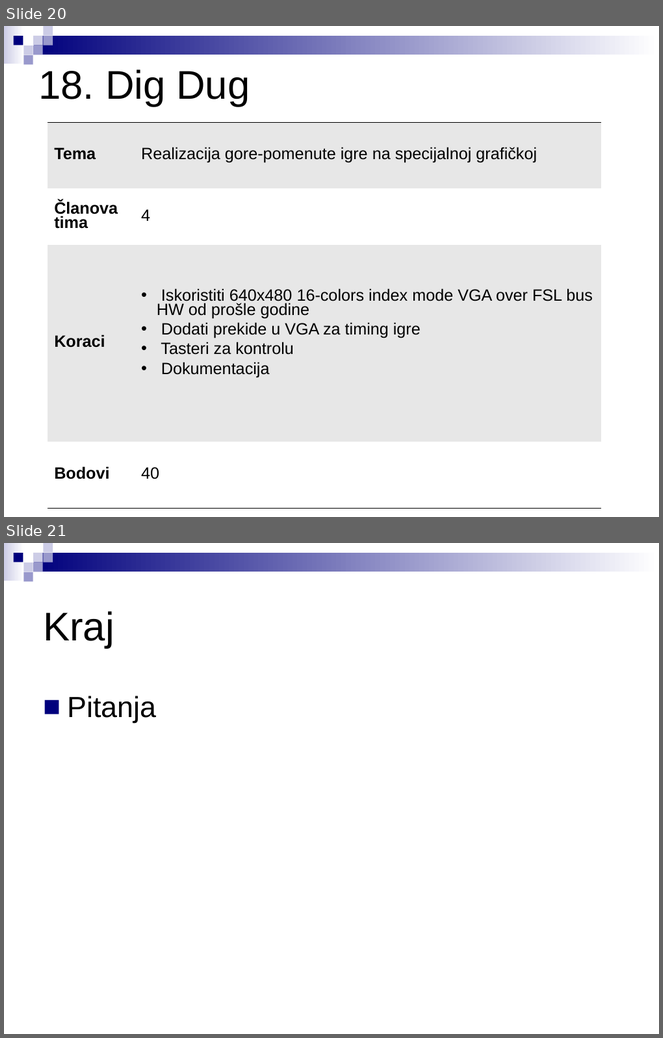
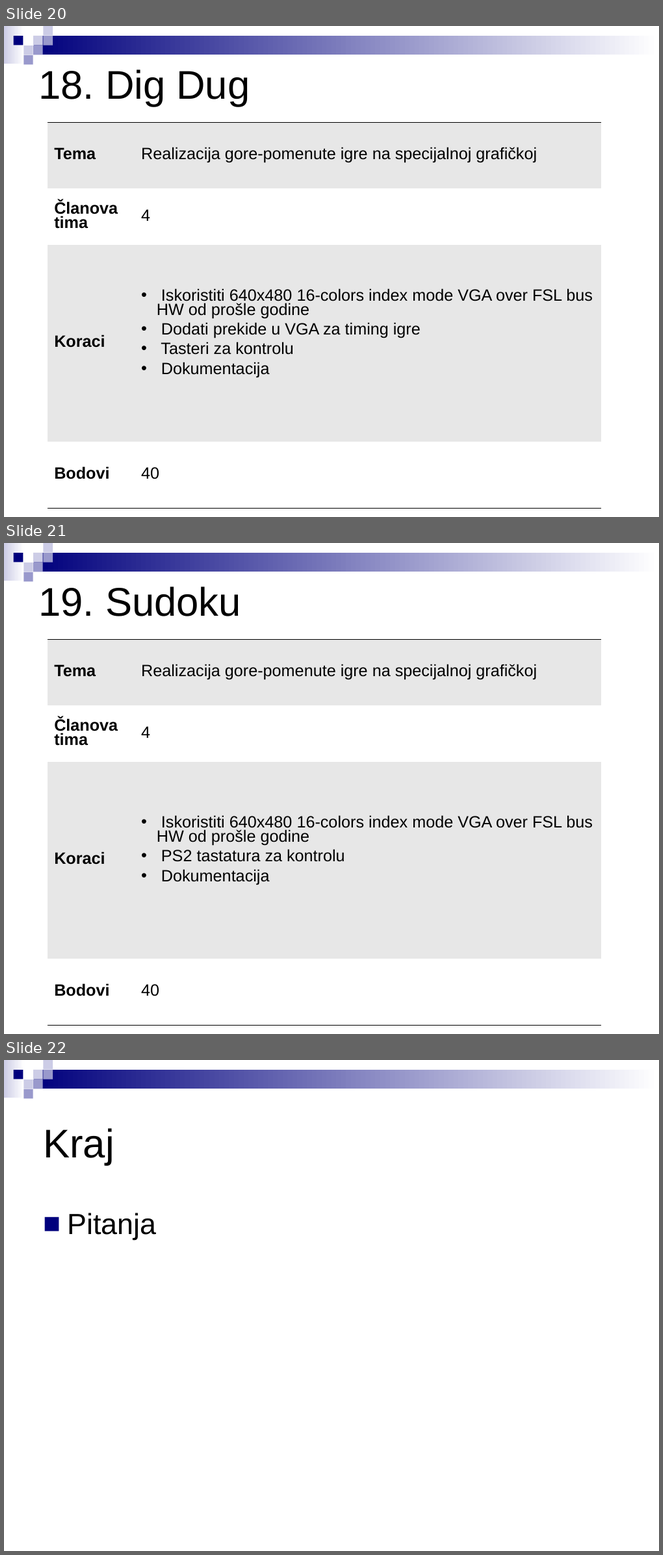
Before and after one commit to pedjasladek/projects_2017, a slide deck: LPRS2_projekti.ppt. Shown one above the other, each under a label of ours: slides 20 and 21 before the commit, slides 20, 21 and 22 after it. The pictures are 663x1038 and 663x1555 pixels, drawn with LibreOffice and Linux fonts; fonts in the diff are those of the drawing. Boxes give left, top, right and bottom in pixels: in the first picture for what was removed or moved away, otherwise in the second. Text is boxed around its words. In the diff, an @@ line names an element or a change of style, - is before the commit and + after.

```diff
--- a/LPRS2_projekti.ppt
+++ b/LPRS2_projekti.ppt
@@ slide 21 added at [4, 543, 659, 1034], background #FFFFFF; not listed: 9 template elements that a slide beside it also shows @@
@@ text added at [38, 587, 241, 616], 44 pt, text #000000 @@
+19. Sudoku
@@ table added at [48, 639, 601, 1025], 4 rows, 2 columns @@
+Tema | Realizacija gore-pomenute igre na specijalnoj grafičkoj
+Članova tima | 4
+Koraci | Iskoristiti 640x480 16-colors index mode VGA over FSL bus HW od prošle godine / PS2 tastatura za kontrolu / Dokumentacija
+Bodovi | 40
@@ what was slide 21 is now slide 22 @@
```
Also in this commit, not shown: 1 slide changed, 1 other file.
